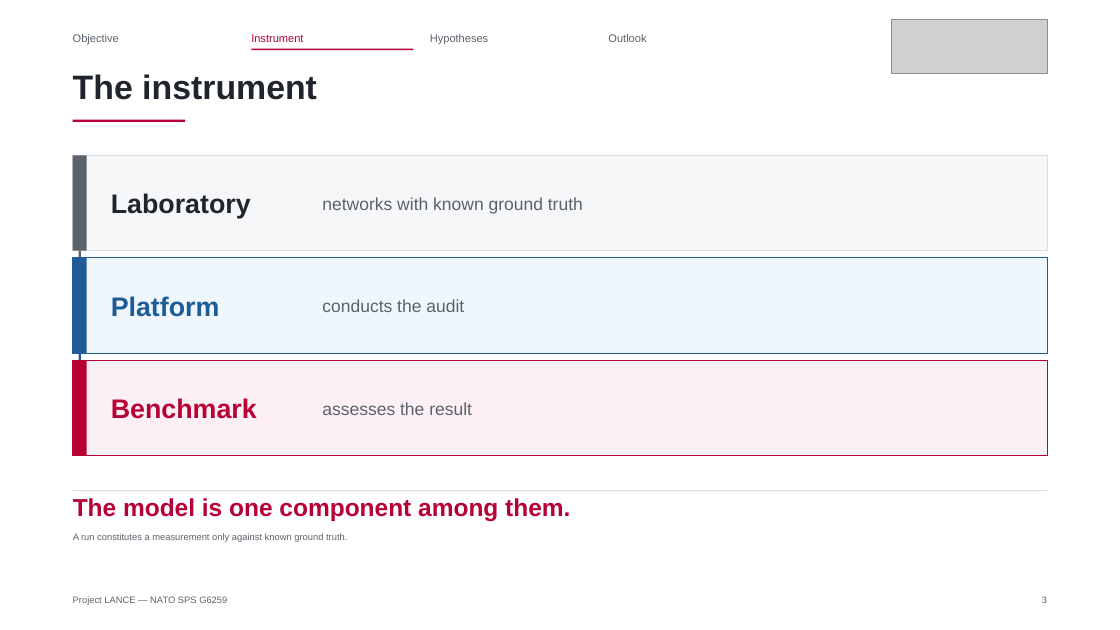
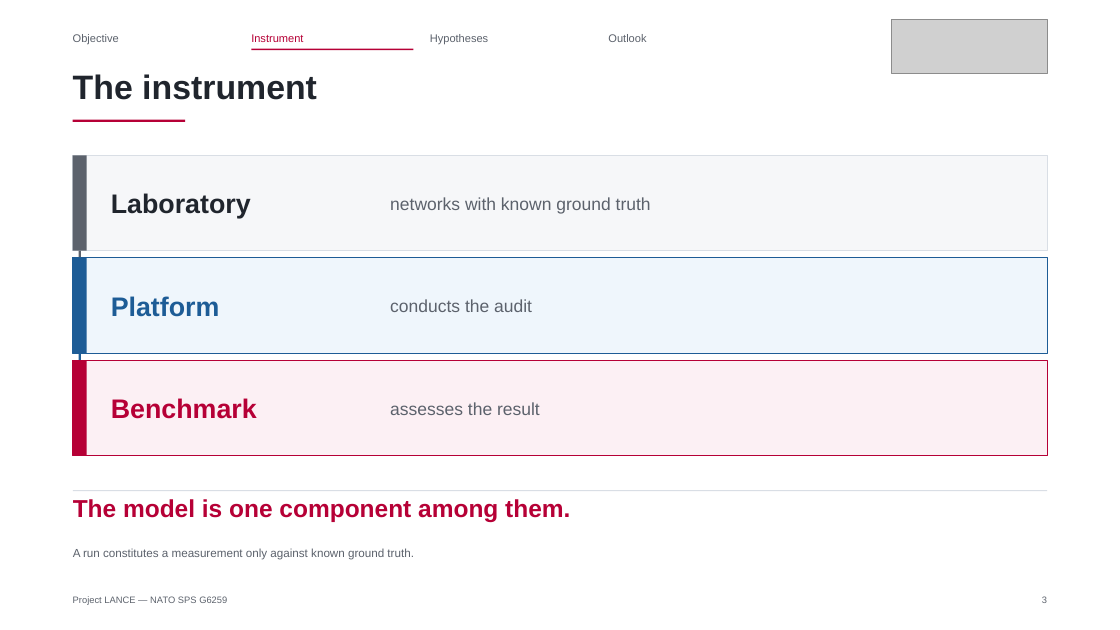
Before and after one commit to Tanguyvans/LANCE, a slide deck: slide 3 of objectifs/presentation-2026-10-23/variante-opus/slides.pptx. Drawn at 1120x630 pixels with LibreOffice and Linux fonts; fonts in the diff are those of the drawing; grey boxes stand for pictures. Boxes give left, top, right and bottom in pixels: in the first picture for what was removed or moved away, otherwise in the second. Text is boxed around its words. In the diff, an @@ line names an element or a change of style, - is before the commit and + after.

```diff
--- a/objectifs/presentation-2026-10-23/variante-opus/slides.pptx
+++ b/objectifs/presentation-2026-10-23/variante-opus/slides.pptx
@@ text "networks with known ground truth": place and size @@
-text "networks with known ground truth" at box(322, 197, 583, 214)
+text "networks with known ground truth" at box(390, 197, 651, 214)
@@ text "conducts the audit": place and size @@
-text "conducts the audit" at box(322, 299, 464, 312)
+text "conducts the audit" at box(390, 299, 532, 312)
@@ text "assesses the result": place and size @@
-text "assesses the result" at box(322, 402, 472, 415)
+text "assesses the result" at box(390, 402, 540, 415)
@@ text "A run constitutes a measurement ...": place and size @@
-text "A run constitutes a measurement ..." at box(73, 533, 347, 542)
+text "A run constitutes a measurement ..." at box(73, 548, 414, 560)
@@ text "A run constitutes a measurement ..." at box(73, 548, 414, 560): size 8 to 10 pt @@
```
Also in this commit, not shown: 3 other slides changed, 6 slides removed, 3 other files.
